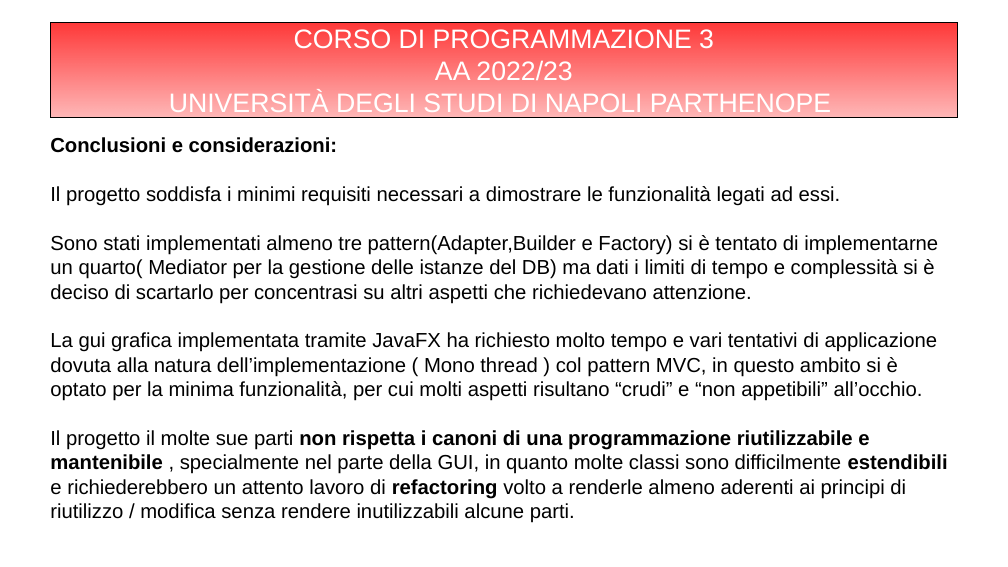
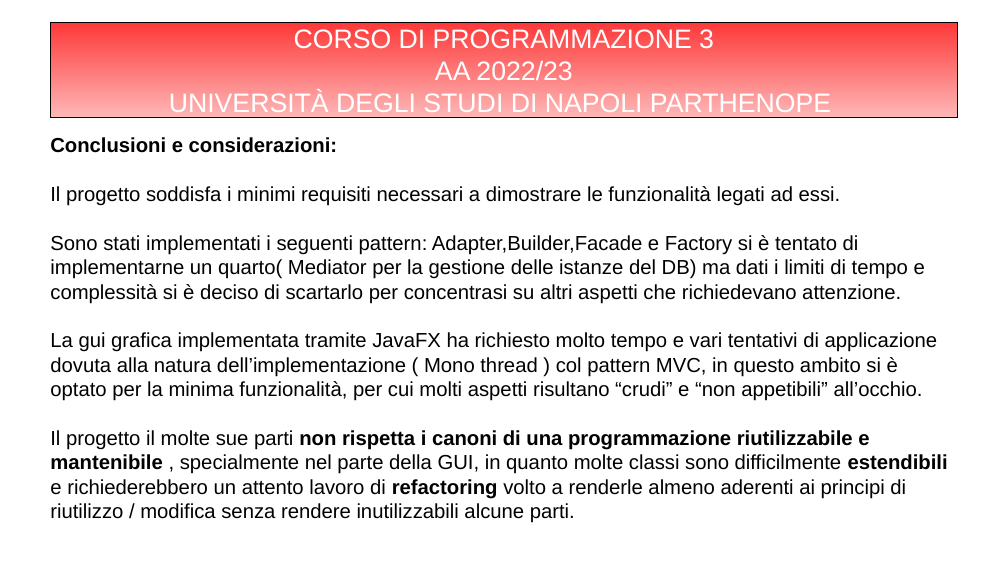
Before and after one commit to Kilne/PersonalManager, a slide deck: slide 5 of Relazioni e slides/Slides/SLIDES.odp. Drawn at 1008x567 pixels with LibreOffice and Linux fonts; fonts in the diff are those of the drawing. Boxes give left, top, right and bottom in pixels: in the first picture for what was removed or moved away, otherwise in the second. Text is boxed around its words. In the diff, an @@ line names an element or a change of style, - is before the commit and + after.

Commit message:
Forgot Facade

```diff
--- a/Relazioni e slides/Slides/SLIDES.odp
+++ b/Relazioni e slides/Slides/SLIDES.odp
@@ subtitle at box(50, 235, 925, 304): text changed @@
-Sono stati implementati almeno tre pattern(Adapter,Builder e Factory) si è tentato di implementarne un quarto( Mediator per la gestione delle istanze del DB) ma dati i limiti di tempo e complessità si è deciso di scartarlo per concentrasi su altri aspetti che richiedevano attenzione.
+Sono stati implementati i seguenti pattern: Adapter,Builder,Facade e Factory si è tentato di implementarne un quarto( Mediator per la gestione delle istanze del DB) ma dati i limiti di tempo e complessità si è deciso di scartarlo per concentrasi su altri aspetti che richiedevano attenzione.
```
Also in this commit, not shown: 2 other files.
